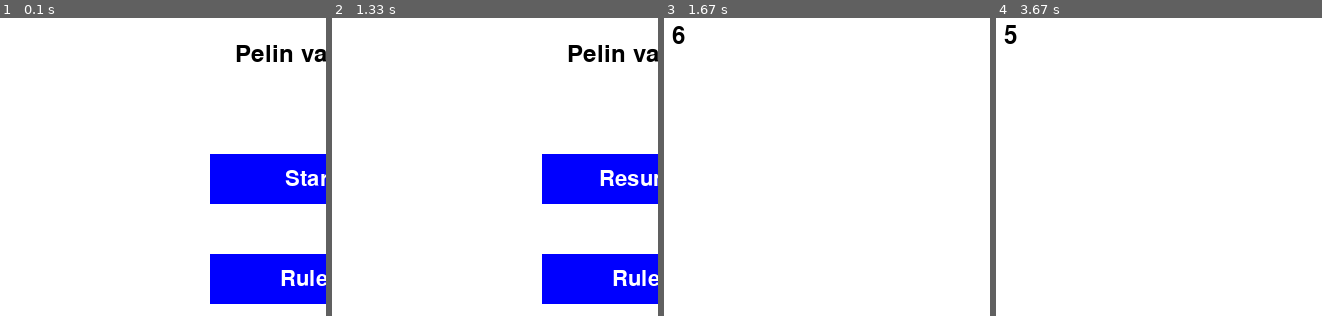
Above: before the commit, frames 1-4 (left to right).
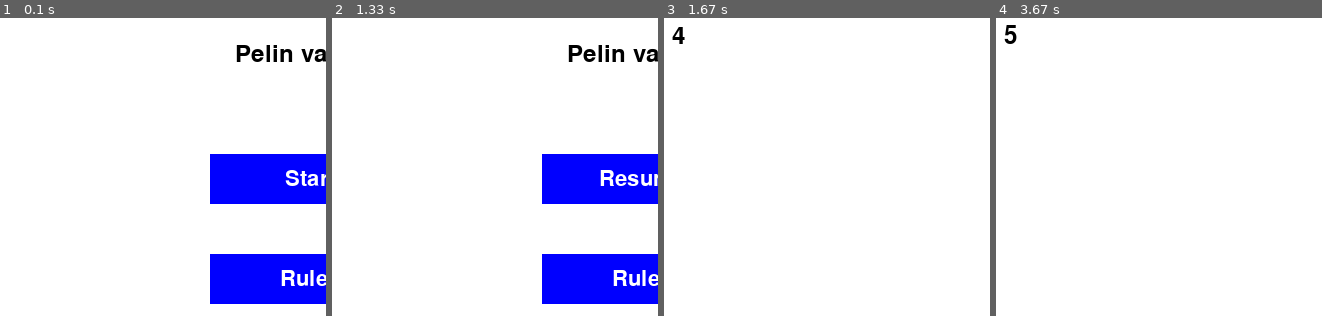
Above: after the commit, the same moments.

Repository: JIMH1/Pygame
Game: pygame game, started from versio1.py
Same seed, same stepped clock (60 frames per second), same inputs: the game is played once before the commit and once after it.
Inputs (mouse positions are % of the whole screen's width and height, from its top left):
- Up to frame 1 (0.1 s): no input
- Up to frame 2 (1.33 s): click "Start" at 0.38 s; hold Right 0.67-1.13 s; move the mouse to (56, 54) at 0.7 s; hold Up from 1.17 s (still down); tap Space at 1.23 s
- Up to frame 3 (1.67 s): release Up at 1.47 s; click "Resume" at 1.55 s
- Up to frame 4 (3.67 s): hold Right 1.83-2.3 s; move the mouse to (73, 72) at 1.87 s; tap Space at 1.9, 2.2, 3.3 s; click "Resume" at 2.95 s; hold Down 3.23-3.53 s; move the mouse to (outside the picture) at 3.27 s; click "Resume" at 3.62 s
The pictures show only the part of the screen within x 13-63%, y 10-60%; the shares and areas given below are measured in that part.

Frames 1-2 are identical in both runs. In frame 3, 0.1% of the frame differs, in the area x 2-7%, y 2-9%; in frame 4, nothing differs.

Commit message:
Update versio1.py
Tehty pari lisätekstiriviä ja käännetty kiihdyts ja hiljennys napit toisinpäin.

Diff:
--- a/versio1.py
+++ b/versio1.py
@@ -183,8 +183,8 @@
 def game_over_screen():
     #Display game over screen and wait for a key press.
     over = True
-    game_over_text = font.render("PELI OHI!", True, BLACK)
-    continue_text = small_font.render("Paina mitä tahansa näppäintä jatkaaksesi", True, BLACK)
+    game_over_text = font.render("PELI OHI! Paina mitä tahansa näppäintä palataksesi valikkoon." , True, BLACK)
+    continue_text = small_font.render("Sait kerättyä pisteitä: " + str(score), True, BLACK)
     while over:
         screen.fill(WHITE)
         game_over_rect = game_over_text.get_rect(center=(SCREEN_WIDTH//2, SCREEN_HEIGHT//2 - 30))
@@ -213,9 +213,9 @@
                 pygame.quit()
                 sys.exit()
             if event.type == pygame.KEYDOWN:
+                if event.key == pygame.K_DOWN:
+                    obstacle_speed = min(max_vertical_speed, obstacle_speed + 1)
                 if event.key == pygame.K_UP:
-                    obstacle_speed = min(max_vertical_speed, obstacle_speed + 1)
-                if event.key == pygame.K_DOWN:
                     obstacle_speed = max(1, obstacle_speed - 1)
                 if event.key == pygame.K_SPACE:
                     return "pause"
@@ -294,13 +294,13 @@
         pygame.display.flip()
         clock.tick(FPS)
 
-            # Tarkista onko Game-Over
+             # Tarkista onko Game-Over
         if player_lives <= 0:
             game_started = False
             game_over_screen()
             reset_game()
             return "game_over"
-            # Pause kunnes pelaaja painaa nappia
+             # Pause kunnes pelaaja painaa nappia
             is_paused = True
             while is_paused:
                 for event in pygame.event.get():
